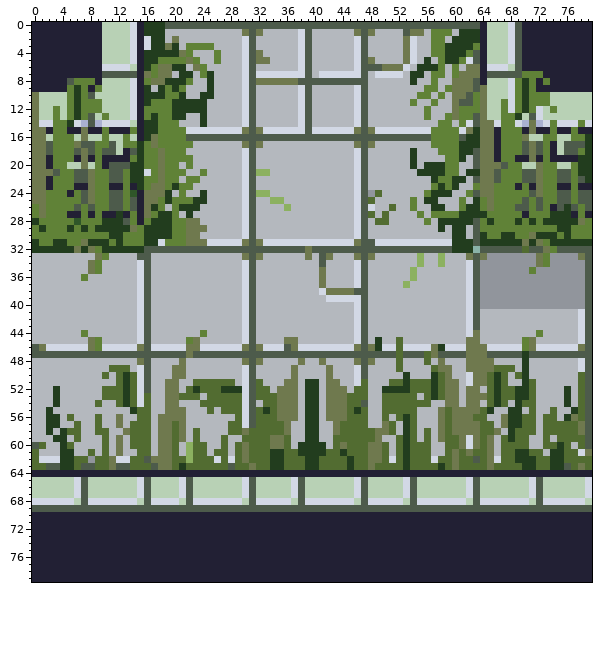
A sprite sheet gets an edit: GreatMeadow/Assets/Features/Maze_Namespace/Tiles/TileSprites/NorthEastWest.png. Above, as it was before the edit.
The file is 80x80 pixels. Colours within 5 levels of each other are drawn and written as one.
Once edited:
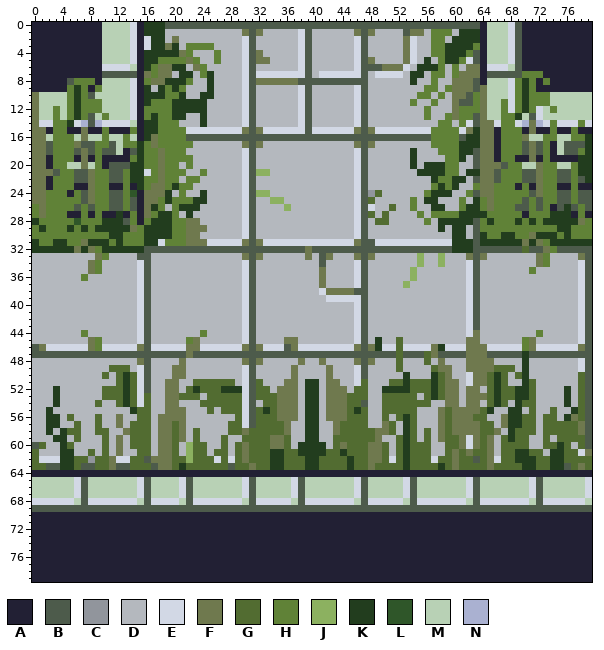
Palette (. is transparent): A #222034  B #4d5b4b  C #91959c  D #b4b8be  E #d2d8e5  F #6f794e  G #526c31  H #608237  J #8cb160  K #223d1e  L #2f5629  M #b8d1b5  N #aab1d1
What changed:
@@ x 61..79 @@
 31 KKBKKKKKKFKFHKKKKKK
-32 KK.BBBBBBGBBFHBBBBB
-33 DFBFCCCCCCCFHCCCCFB
-34 DEBCCCCCCCCFHCCCCCB
-35 DEBCCCCCCCHCCCCCCCB
-36 DEBCCCCCCCCCCCCCCCB
-37 DEBCCCCCCCCCCCCCCCB
-38 DEBCCCCCCCCCCCCCCCB
-39 DEBCCCCCCCCCCCCCCCB
-40 DEBCCCCCCCCCCCCCCCB
+32 KKBBBBBBBGBBFHBBBBB
+33 DFBFDDDDDDDFHDDDDFB
+34 DEBDDDDDDDDFHDDDDEB
+35 DEBDDDDDDDHDDDDDDEB
+36 DEBDDDDDDDDDDDDDDEB
+37 DEBDDDDDDDDDDDDDDEB
+38 DEBDDDDDDDDDDDDDDEB
+39 DEBDDDDDDDDDDDDDDEB
+40 DEBDDDDDDDDDDDDDDEB
 41 DEBDDDDDDDDDDDDDDEB
Pixel boxes of the changes (left, top, right, bottom) in both pictures:
changed: (473, 246, 585, 309)
